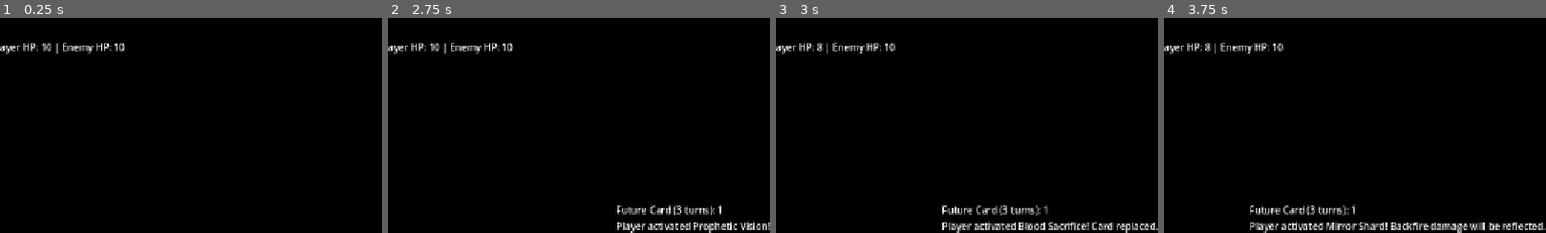
Above: before the commit, frames 1-4 (left to right).
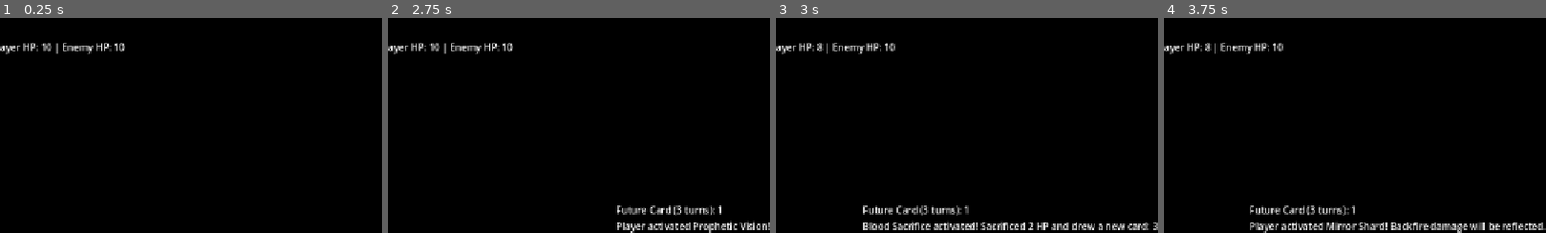
Above: after the commit, the same moments.

Repository: wadahac/HighLowPrototype
Game: Godot game, scene res://scenes/main.tscn
The game is run twice, just before and just after one commit, with the same random seed, the same clock (stepped at 60 frames per second) and the same inputs.
Inputs:
- Up to frame 1 (0.25 s): no input
- Up to frame 2 (2.75 s): click "Chains of Fate" at 0.5 s; click "Executioner" at 1.25 s; click "Prophetic Vision" at 2 s
- Up to frame 3 (3 s): click "Blood Sacrifice" at 2.75 s
- Up to frame 4 (3.75 s): click "Mirror Shard" at 3.5 s
The pictures show only the part of the screen within x 50-100%, y 50-100%; the shares and areas given below are measured in that part.

Frames 1-2 are identical in both runs. In frame 3, 3.3% of the frame differs, in the area x 22-100%, y 87-100%; in frame 4, nothing differs.

Commit message:
fix: update Blood Sacrifice execution and card replacement logic
Co-authored-by: aider (gemini/gemini-3.6-flash) <aider@aider.chat>

Diff:
--- a/high-low-prototype/src/HighLowGameManager.gd
+++ b/high-low-prototype/src/HighLowGameManager.gd
@@ -144,6 +144,11 @@
 	if enemy_ai:
 		enemy_ai.record_card_drawn(card)
 	return card
+
+func replace_active_card() -> int:
+	active_card = draw_card()
+	_update_base_card_ui()
+	return active_card
 
 # Button handlers
 func _on_higher_pressed() -> void:
--- a/high-low-prototype/src/trumps/BloodSacrifice.gd
+++ b/high-low-prototype/src/trumps/BloodSacrifice.gd
@@ -1,25 +1,41 @@
 extends "res://src/trumps/TrumpCard.gd"
 
 func execute_player(game_manager) -> void:
+	if game_manager.player_hp <= 2:
+		if game_manager.status_label:
+			game_manager.status_label.text = "Not enough HP to sacrifice!"
+		return
+
 	is_used = true
 	game_manager.player_hp = max(0, game_manager.player_hp - 2)
-	game_manager.active_card = game_manager.draw_card()
 	game_manager.health_changed.emit(game_manager.player_hp, game_manager.enemy_hp)
-	game_manager._update_base_card_ui()
-	game_manager.status_label.text = "Player activated Blood Sacrifice! Card replaced."
+	var new_card = game_manager.replace_active_card()
+
+	var names = ["", "A", "2", "3", "4", "5", "6", "7", "8", "9", "10", "J", "Q", "K"]
+	var card_str = names[new_card] if new_card >= 1 and new_card <= 13 else str(new_card)
+	if game_manager.status_label:
+		game_manager.status_label.text = "Blood Sacrifice activated! Sacrificed 2 HP and drew a new card: " + card_str
+
 	game_manager.check_game_state()
 
 func execute_enemy(game_manager, _enemy_ai) -> void:
+	if game_manager.enemy_hp <= 2:
+		return
+
 	is_used = true
 	game_manager.enemy_hp = max(0, game_manager.enemy_hp - 2)
-	game_manager.active_card = game_manager.draw_card()
 	game_manager.health_changed.emit(game_manager.player_hp, game_manager.enemy_hp)
-	game_manager._update_base_card_ui()
-	game_manager.status_label.text = "Enemy activated Blood Sacrifice! Card replaced."
+	var new_card = game_manager.replace_active_card()
+
+	var names = ["", "A", "2", "3", "4", "5", "6", "7", "8", "9", "10", "J", "Q", "K"]
+	var card_str = names[new_card] if new_card >= 1 and new_card <= 13 else str(new_card)
+	if game_manager.status_label:
+		game_manager.status_label.text = "Enemy activated Blood Sacrifice! Sacrificed 2 HP and drew a new card: " + card_str
+
 	game_manager.check_game_state()
 
 func can_enemy_use(game_manager, _enemy_ai) -> bool:
 	if is_used:
 		return false
-	# Activate if Enemy HP > 5 AND active card is 7 or 8
-	return game_manager.enemy_hp > 5 and (game_manager.active_card == 7 or game_manager.active_card == 8)
+	# Activate if Enemy HP > 2 AND active card is 7 or 8
+	return game_manager.enemy_hp > 2 and (game_manager.active_card == 7 or game_manager.active_card == 8)
